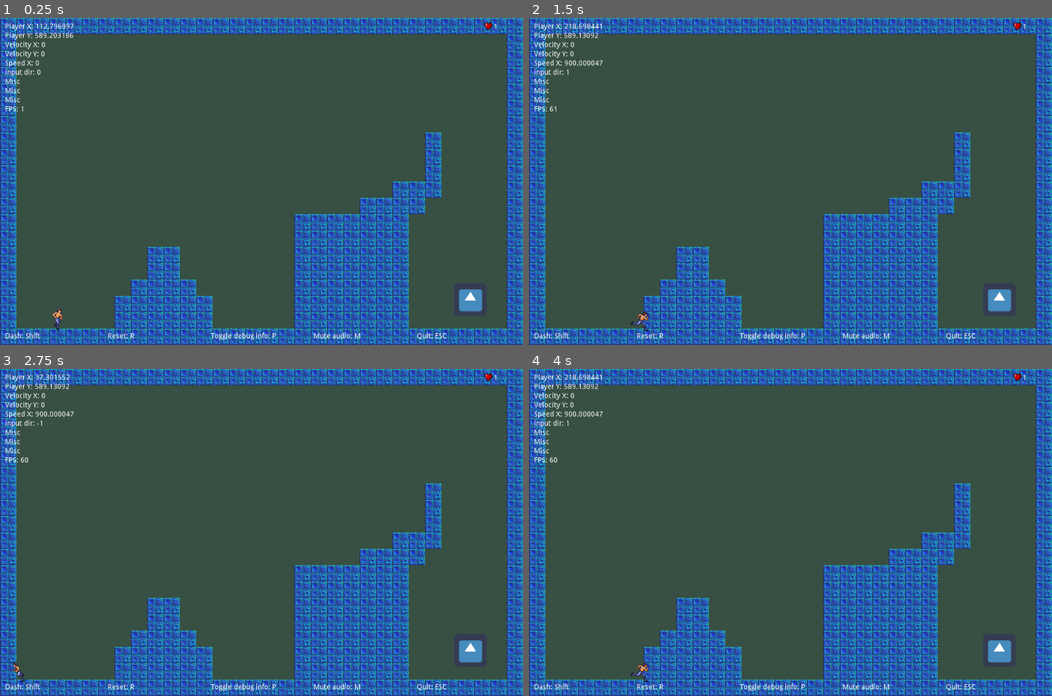
Above: before the commit, frames 1-4 (two rows, left to right).
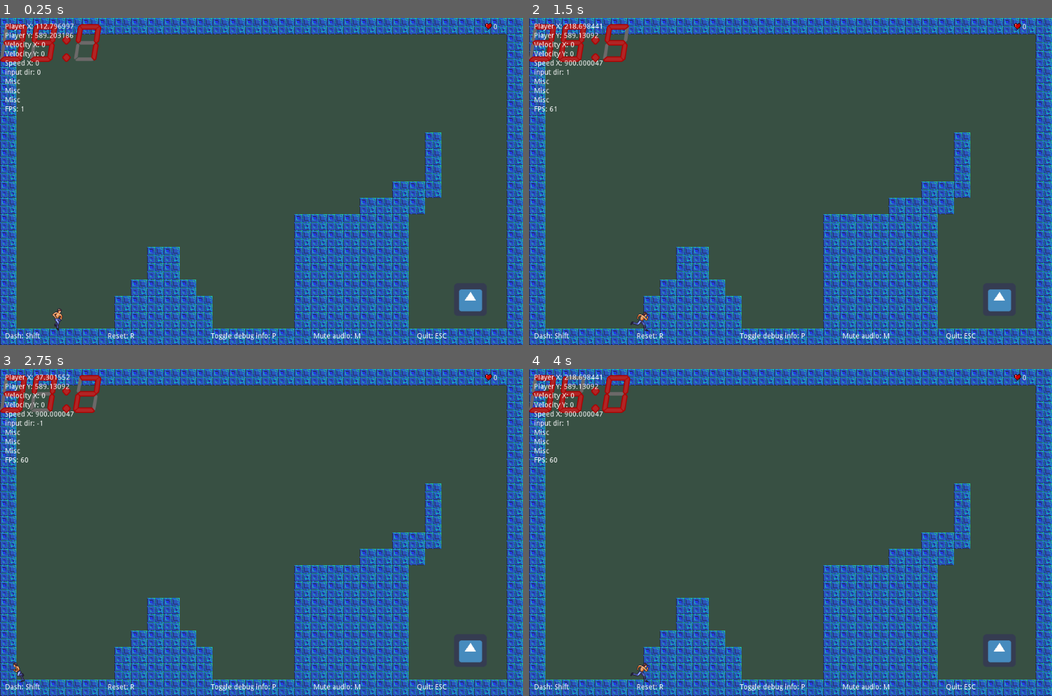
Above: after the commit, the same moments.

Repository: TheoCremers/LD47
Game: Godot game, scene res://Game.tscn
The game is run twice, just before and just after one commit, with the same random seed, the same clock (stepped at 60 frames per second) and the same inputs. The engine's default icon, where the game draws it, is replaced by a stand-in: a white triangle on a blue panel in a dark square.
Inputs:
- Up to frame 1 (0.25 s): no input
- Up to frame 2 (1.5 s): hold Shift (dash_modifier) 0.53-1.28 s; hold Right (move_right) from 0.53 s (still down); tap Z (jump) at 0.77 s; tap Shift (dash_modifier) at 1.35 s
- Up to frame 3 (2.75 s): tap Z (jump) at 1.52 s; release Right (move_right) at 2.03 s; hold Left (move_left) from 2.03 s (still down); hold Shift (dash_modifier) from 2.03 s (still down)
- Up to frame 4 (4 s): release Left (move_left) at 2.78 s; release Shift (dash_modifier) at 2.78 s; hold Right (move_right) from 2.78 s (still down); tap Shift (dash_modifier) at 2.85 s; tap Z (jump) at 3.02, 3.77 s; hold Shift (dash_modifier) from 3.53 s (still down)

The runs differ from the first frame. In frame 1, 1.1% of the frame differs, in the area x 0-95%, y 1-14%; in frame 2, 1.1%; in frame 3, 1.1%; in frame 4, 1.1%.

Commit message:
timescore werkt

Diff:
--- a/scenes/Clock.tscn
+++ b/scenes/Clock.tscn
@@ -17,6 +17,7 @@
 font_data = ExtResource( 5 )
 
 [node name="Clock" type="Node"]
+pause_mode = 1
 
 [node name="ClockBackground" type="Label" parent="."]
 margin_right = 204.0
@@ -29,7 +30,9 @@
 }
 text_color = Color( 0.427451, 0.415686, 0.415686, 1 )
 
-[node name="Clock" type="Label" parent="."]
+[node name="Clock" type="Label" parent="." groups=[
+"clock",
+]]
 margin_right = 40.0
 margin_bottom = 105.0
 custom_fonts/font = SubResource( 2 )
--- a/scenes/gui/GeneralGUI.tscn
+++ b/scenes/gui/GeneralGUI.tscn
@@ -27,6 +27,7 @@
 
 [node name="AnimatedSprite" type="AnimatedSprite" parent="."]
 frames = SubResource( 1 )
+frame = 1
 playing = true
 
 [node name="Label" type="Label" parent="."]
--- a/scenes/rooms/Room1.tscn
+++ b/scenes/rooms/Room1.tscn
@@ -8,6 +8,7 @@
 "room",
 ]]
 script = ExtResource( 3 )
+max_time = 40
 
 [node name="ColorRect" type="ColorRect" parent="."]
 anchor_right = 1.0
--- a/scripts/Clock.gd
+++ b/scripts/Clock.gd
@@ -12,6 +12,10 @@
 	set_modulate(text_color)
 	_startTime()
 	pass # Replace with function body.
+
+func start(maxtime: int):
+	_setTime(maxtime)
+	_startTime()
 
 func _physics_process(delta):
 	var pointLoc = str(timeRemaining).find('.')
--- a/scripts/Game.gd
+++ b/scripts/Game.gd
@@ -5,7 +5,7 @@
 var general_gui
 var debug_gui
 
-var timescore = 0
+var timescore: float = 0
 
 func _ready():
 	add_to_group("game")
@@ -20,15 +20,20 @@
 	pass
 
 func load_room(name: String):
-	timescore += 1
-	general_gui.set_timescore(timescore)
 	var current_room = get_current_room()
 	if (current_room != null):
+		increment_timescore(current_room)
 		self.remove_child(current_room)
 		current_room.queue_free()
 	var new_room = load("res://scenes/rooms/" + name + ".tscn").instance()
 	self.add_child(new_room)
 	return true
+
+func increment_timescore(current_room):
+	timescore += current_room.get_node("Clock/Clock").timeRemaining
+	print(timescore)
+	general_gui.set_timescore(int(round(timescore)))
+	pass
 
 func get_current_room():
 	if self.has_node("Room"):
@@ -36,13 +41,19 @@
 	return null
 
 func room_transition(name: String, entrance: Vector2):
+	# Animation fadeout
 	get_tree().paused = true
+	yield(get_tree().create_timer(0.25), "timeout")
 	$Overhead/RoomTransition.position = entrance
 	$Overhead/RoomTransition.visible = true
 	$Tween.interpolate_property($Overhead/RoomTransition, "scale", Vector2.ZERO, Vector2(5,5), 0.5, Tween.TRANS_CUBIC, Tween.EASE_IN)
 	$Tween.start()
 	yield($Tween, "tween_completed")
+
+	# Transition
 	load_room(name)
+
+	# Animation fadein
 	yield(get_tree().create_timer(0.25), "timeout")
 	$Overhead/RoomTransition.position = get_viewport_rect().size / 2
 	$Tween.interpolate_property($Overhead/RoomTransition, "scale", $Overhead/RoomTransition.scale, Vector2.ZERO, 0.5, Tween.TRANS_CUBIC, Tween.EASE_OUT)
--- a/scripts/Room.gd
+++ b/scripts/Room.gd
@@ -1,9 +1,15 @@
 extends Node
+
+export (int) var max_time = 30
+onready var clock_scene = preload("res://scenes/Clock.tscn")
+
 
 func _ready():
 	var player = load("res://scenes/Player.tscn").instance()
+	var clock = clock_scene.instance()
 	player.set_position($Startpoint.get_position())
 	add_child(player)
-
+	add_child(clock)
+	get_tree().call_group("clock", "start", max_time)
 	get_tree().call_group("enemies", "start", player)
 	pass
